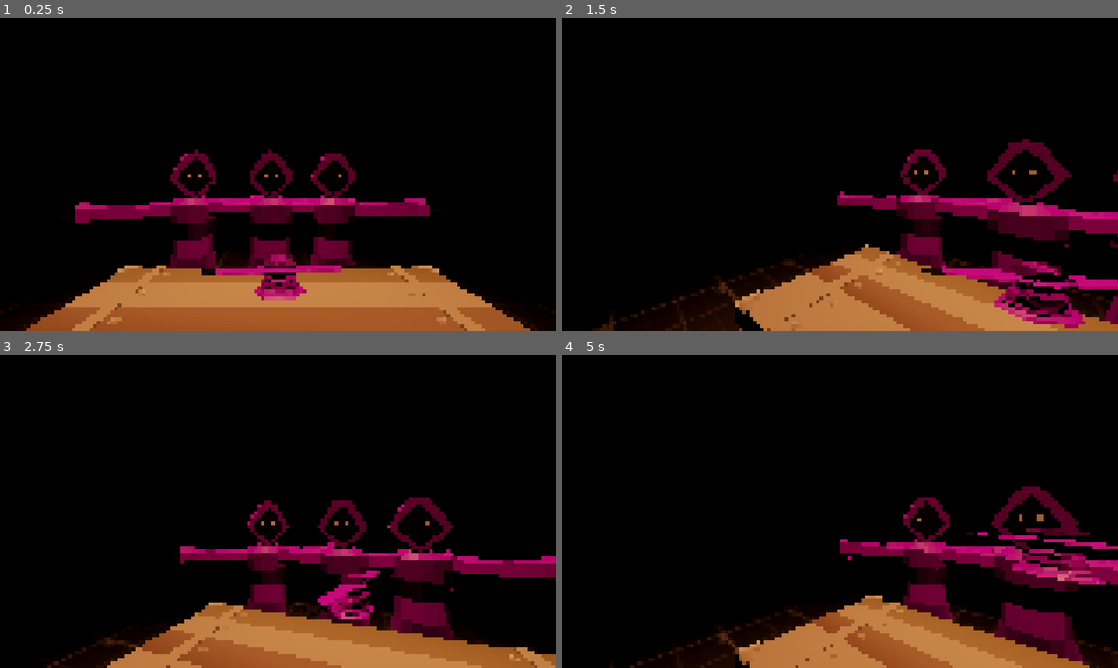
Above: before the commit, frames 1-4 (two rows, left to right).
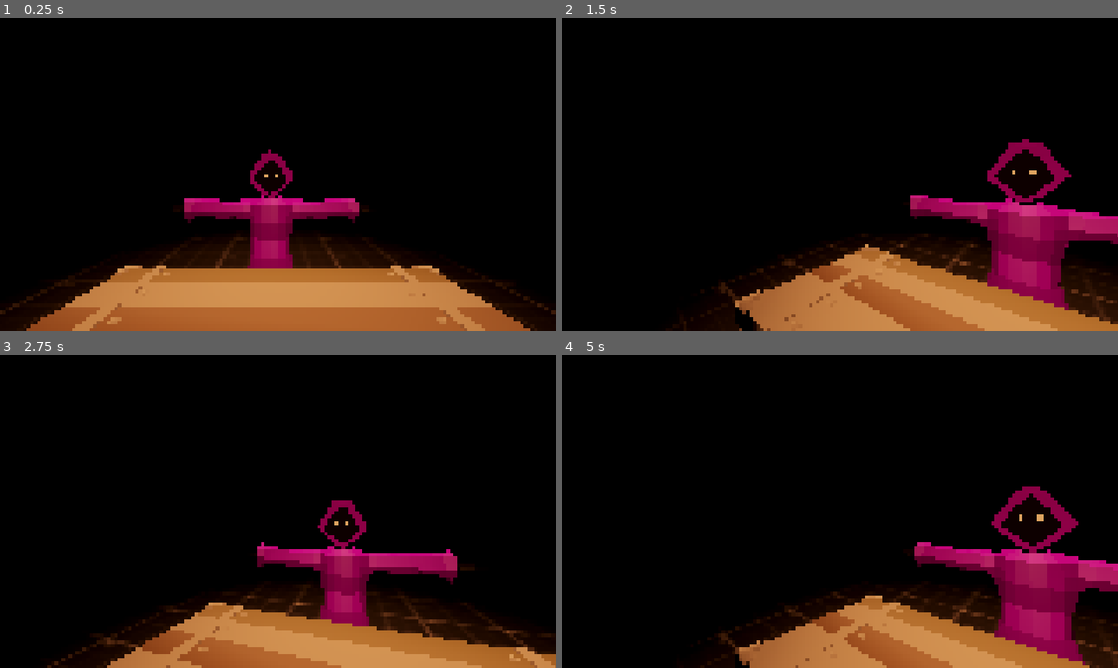
Above: after the commit, the same moments.

Repository: VaporeonLover28/Chrysopoeia
Game: Godot game, scene res://blackjack_test_3.tscn
Two runs of this game, one before a commit and one after it. Both use one fixed random seed, a clock stepped at 60 frames per second and the inputs below. This scene is started directly instead of the project's main scene.
Inputs (mouse positions are in pixels of both pictures, inside the frame that each line leads up to):
- Up to frame 1 (0.25 s): no input
- Up to frame 2 (1.5 s): move the mouse to (962, 158) at 0.52 s; tap A (a) at 0.6 s; tap D (d) at 0.8, 1.35 s; move the mouse to (812, 174) at 1.27 s
- Up to frame 3 (2.75 s): tap E (e) at 1.55, 2.1 s; move the mouse to (289, 505) at 2.02 s; tap S (s) at 2.3 s
- Up to frame 4 (5 s): move the mouse to (834, 517) at 2.77 s; tap S (s) at 2.85 s; tap A (a) at 3.05, 3.6 s; move the mouse to (878, 514) at 3.52 s; tap D (d) at 3.8, 4.35 s; move the mouse to (795, 508) at 4.27 s; tap E (e) at 4.55 s

The runs differ from the first frame. In frame 1, 9.8% of the frame differs, in the area x 0-100%, y 42-100%; in frame 2, 11%, in the area x 5-100%, y 38-100%; in frame 3, 9.9%; in frame 4, 11%.

Commit message:
sla

Diff:
--- a/blackjack_test_3.tscn
+++ b/blackjack_test_3.tscn
@@ -41,10 +41,16 @@
 size = Vector3(32, 1, 18)
 
 [node name="light" type="SpotLight3D" parent="."]
-transform = Transform3D(1, 0, 0, 0, -4.37114e-08, 1, 0, -1, -4.37114e-08, 0, 5, 0)
+transform = Transform3D(1, 0, 0, 0, 0.196254, 0.980553, 0, -0.980553, 0.196254, 0, 5, 0)
 light_color = Color(1, 0.637837, 0.399547, 1)
 light_energy = 3.0
 spot_range = 10.0
+spot_angle = 35.0
+
+[node name="light2" type="SpotLight3D" parent="."]
+transform = Transform3D(1, 0, 0, 0, 0.972104, 0.234548, 0, -0.234548, 0.972104, 0, 1.33837, 1.67278)
+light_color = Color(1, 0.637837, 0.399547, 1)
+spot_range = 3.19828
 spot_angle = 35.0
 
 [node name="table" parent="." instance=ExtResource("2_i5tvo")]
@@ -53,7 +59,7 @@
 transform = Transform3D(1, 0, 0, 0, 1, 0, 0, 0, 1, 0, 0.890662, 0.854396)
 
 [node name="mago_beta" parent="." instance=ExtResource("4_ylhsq")]
-transform = Transform3D(0.086, 0, 1.50367e-08, 0, 0.02, 0, -1.50367e-08, 0, 0.086, 0, 0.905, 0)
+transform = Transform3D(0.086, 0, 1.50367e-08, 0, 0.02, 0, -1.50367e-08, 0, 0.086, 0.475668, -0.341995, -1.99775)
 script = ExtResource("5_dft26")
 
 [node name="mago_beta2" parent="." instance=ExtResource("4_ylhsq")]
@@ -61,8 +67,10 @@
 
 [node name="mago_beta3" parent="." instance=ExtResource("4_ylhsq")]
 transform = Transform3D(-0.0273299, 0, -0.198124, 0, 0.2, 0, 0.198124, 0, -0.0273299, 0.408794, 0.415111, -0.652354)
+visible = false
 
 [node name="mago_beta4" parent="." instance=ExtResource("4_ylhsq")]
 transform = Transform3D(0.102079, 0, -0.171988, 0, 0.2, 0, 0.171988, 0, 0.102079, -0.615591, 0.415111, -0.652354)
+visible = false
 
 [editable path="bj_player_test"]
--- a/mago_beta.gd
+++ b/mago_beta.gd
@@ -4,6 +4,6 @@
 
 # Called every frame. 'delta' is the elapsed time since the previous frame.
 func _process(delta: float) -> void:
-	rotate_y(deg_to_rad(speed * 30))
-	speed *= 1.001
-	position = Vector3(0, speed, 0)
+	rotate_y(deg_to_rad(speed * 10))
+	speed *= 1.005
+	position.y += speed / 4000
--- a/player.gd
+++ b/player.gd
@@ -1,7 +1,7 @@
 extends CharacterBody3D
 
-@onready var camera: Camera3D = $Pivot/Camera
-@onready var pivot: Node3D = $Pivot
+@onready var pivot: Camera3D = $Pivot/Camera
+@onready var camera: Node3D = $Pivot
 @onready var ray_interection: RayCast3D = $Pivot/Camera/RayInterection
 @onready var play_game: Timer = $play_game
 @onready var world_scene = $"../"
